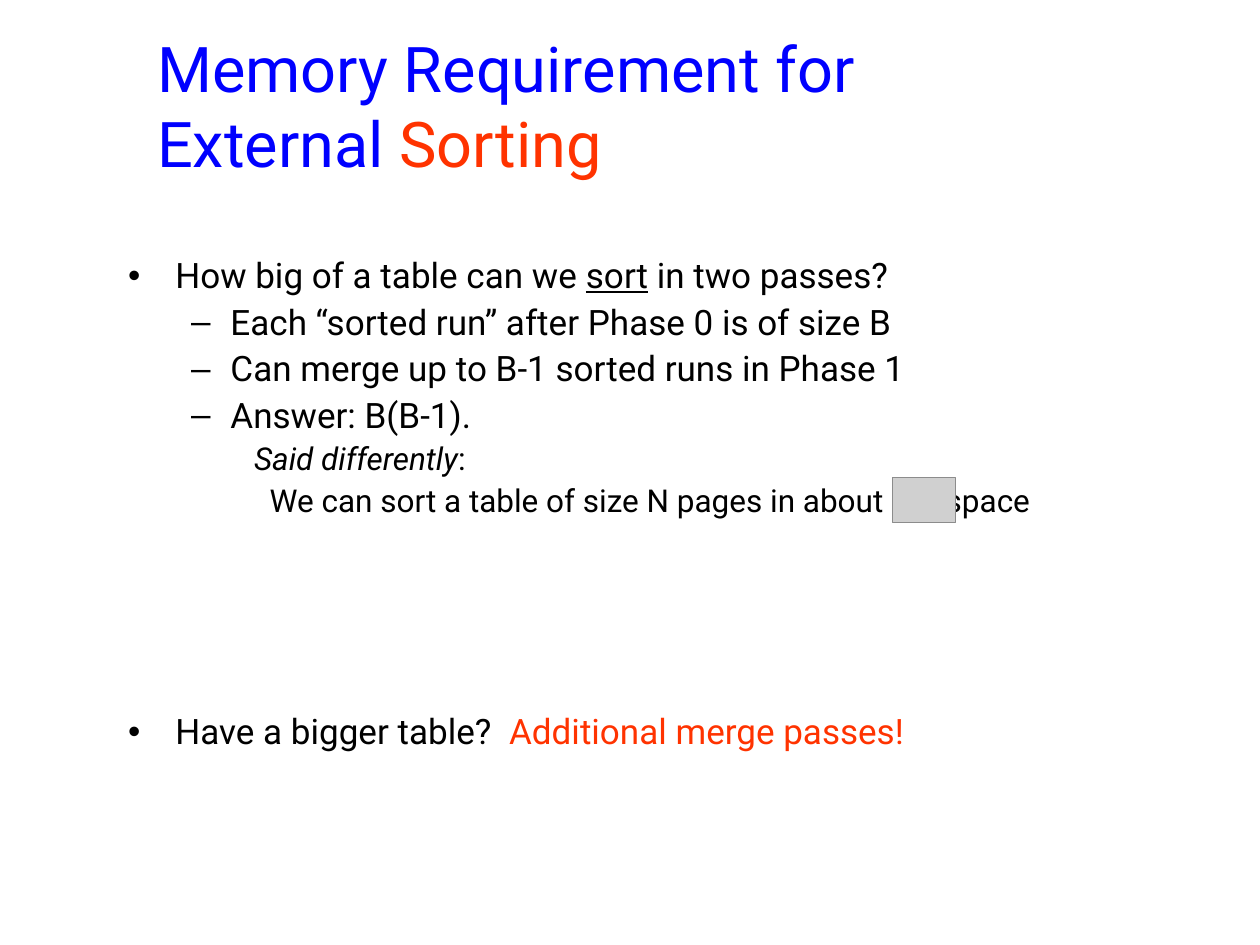
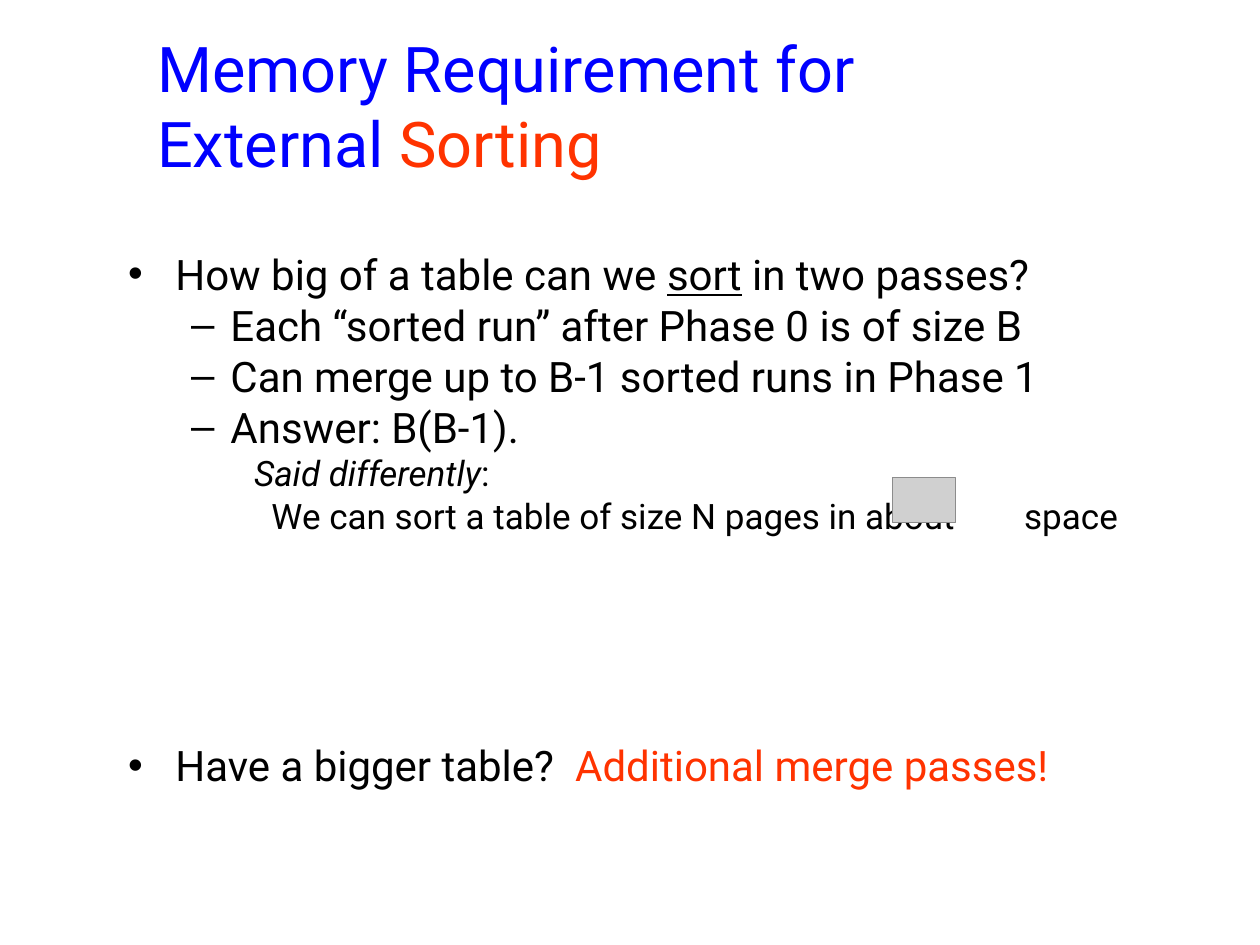
Before and after one commit to jhellerstein/cs186-09, a slide deck: slide 11 of lecs/10-QP2.ppt. Drawn at 1260x945 pixels with LibreOffice and Linux fonts; fonts in the diff are those of the drawing; grey boxes stand for pictures; background and template pictures are left out. Boxes give left, top, right and bottom in pixels: in the first picture for what was removed or moved away, otherwise in the second. Text is boxed around its words. In the diff, an @@ line names an element or a change of style, - is before the commit and + after.

Commit message:
after lecture

```diff
--- a/lecs/10-QP2.ppt
+++ b/lecs/10-QP2.ppt
@@ text "How big of a table ..." at [175,258,1118,790]: size 20 to 24 pt in "How big of a table can we ...", "Each “sorted run” after Phase 0 is ...", "Can merge up to B-1 sorted runs ...", "Answer: B(B-1)." and 1 more places; size 18 to 20 pt in "Said differently:", "We can sort a table of size ..."; line spacing 0.9 to 0.8; more space between paragraphs @@
```
Also in this commit, not shown: 5 other slides changed, 1 other file.
